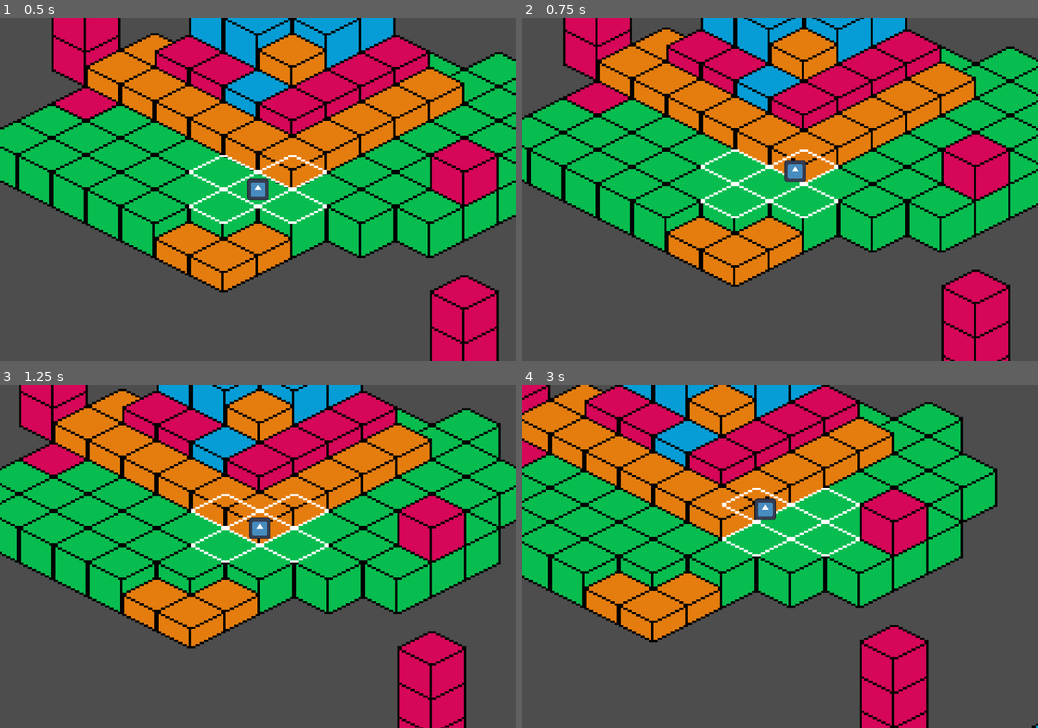
Above: before the commit, frames 1-4 (two rows, left to right).
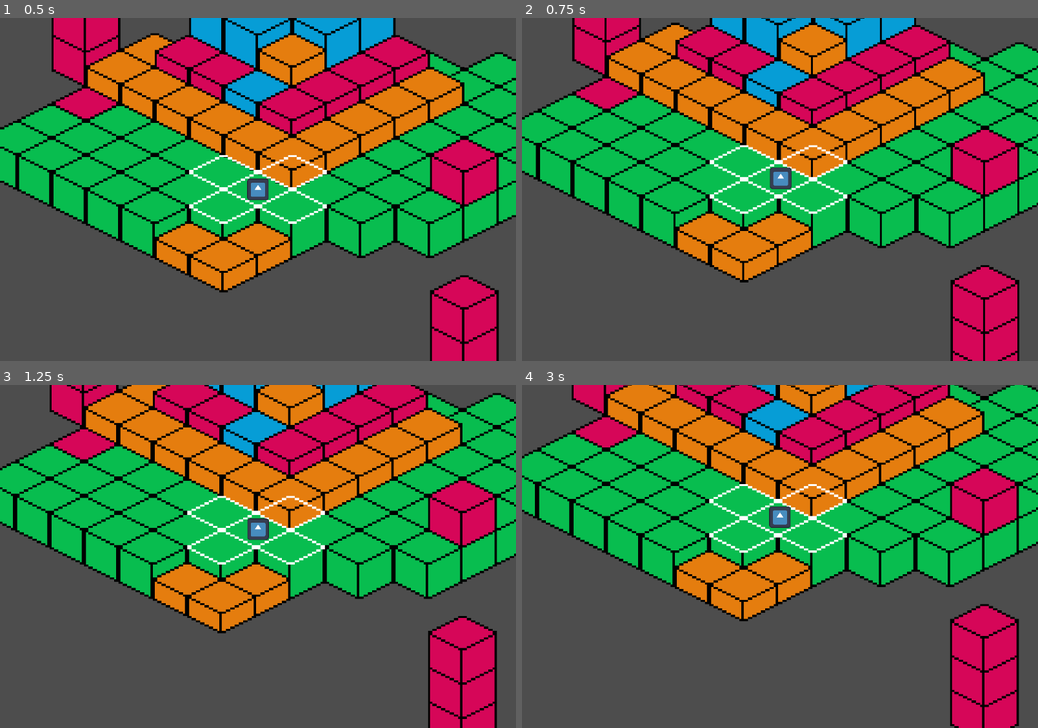
Above: after the commit, the same moments.

Repository: martinsi26/GameJam2024
Game: Godot game, scene res://Map.tscn
The game is run twice, just before and just after one commit, with the same random seed, the same clock (stepped at 60 frames per second) and the same inputs. The engine's default icon, where the game draws it, is replaced by a stand-in: a white triangle on a blue panel in a dark square. Sound files missing from this copy of the repository are replaced by a short silence.
Inputs (mouse positions are in pixels of both pictures, inside the frame that each line leads up to):
- Up to frame 1 (0.5 s): no input
- Up to frame 2 (0.75 s): tap Enter at 0.5 s; move the mouse to (893, 172) at 0.52 s; hold D (move_right) from 0.53 s (still down); tap Down (camera_down) at 0.6 s
- Up to frame 3 (1.25 s): keep holding D (move_right)
- Up to frame 4 (3 s): move the mouse to (676, 573) at 1.27 s; release D (move_right) at 1.28 s; hold S (move_down) 1.28-2.03 s; tap = (camera_zoom_in) at 1.35 s; move the mouse to (831, 481) at 2.02 s; hold D (move_right) 2.03-2.78 s; tap - (camera_zoom_out) at 2.1 s; move the mouse to (754, 625) at 2.77 s; hold W (move_up) from 2.78 s (still down); tap Down (camera_down) at 2.85 s

Frame 1 is identical in both runs. In frame 2, 21% of the frame differs, in the area x 0-100%, y 0-100%; in frame 3, 37%; in frame 4, 57%.

Commit message:
initial thoughts

Diff:
--- a/gamejam2024/Beats/beat.gd
+++ b/gamejam2024/Beats/beat.gd
@@ -1,12 +1,27 @@
 extends Node
 
 @onready var audio : AudioStreamPlayer = $BeatsPerMinute
-@export var level = 0
+@export var level = 1 # change to per level/map
+@export var active = true
+@export var control: Vector2
 
 #beats.level = 1
 #beats._ready()
 
 func _ready() -> void:
-	while(1):
+	while(active):
+		#control = true
 		audio.play()
 		await get_tree().create_timer(2.0 / (level * 2)).timeout
+
+
+func _process(delta: float) -> void:
+	var time = audio.get_playback_position() + AudioServer.get_time_since_last_mix()
+	# Compensate for output latency.
+	time -= AudioServer.get_output_latency()
+	print("Time is: ", time)
+	print("Control is: ", control)
+
+
+	if time >= (2.0 / (level * 2)) && !control:
+		pass
--- a/gamejam2024/Fish.gd
+++ b/gamejam2024/Fish.gd
@@ -27,7 +27,7 @@
 
 func _process(delta):
 
-
+	#print("process control ", beats.control)
 	if is_moving:
 		var move_pos = map.get_tile_center(target_tile.x, target_tile.y, target_layer)
 		print(move_pos)
@@ -36,7 +36,11 @@
 				#move_pos.y += 16
 			#else:
 				#move_pos.y -= 16
-		position = position.move_toward(move_pos, speed * delta)  # Adjust speed as needed
+
+		if !beats.control:
+			beats.control = position.move_toward(move_pos, speed * delta)  # Adjust speed as needed
+			#position = position.move_toward(move_pos, speed * delta)  # Adjust speed as needed
+		position = beats.control
 		if position.distance_to(move_pos) < 1:  # Threshold for stopping
 			position = move_pos
 			current_tile = target_tile
Not shown: 1 places in gamejam2024/Fish.tscn that only renumber resources
